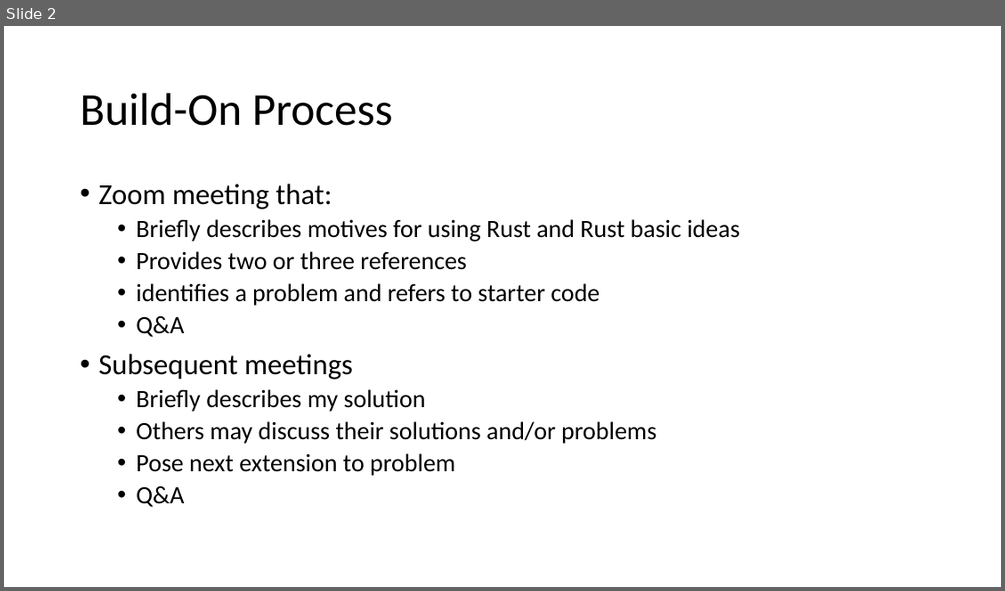
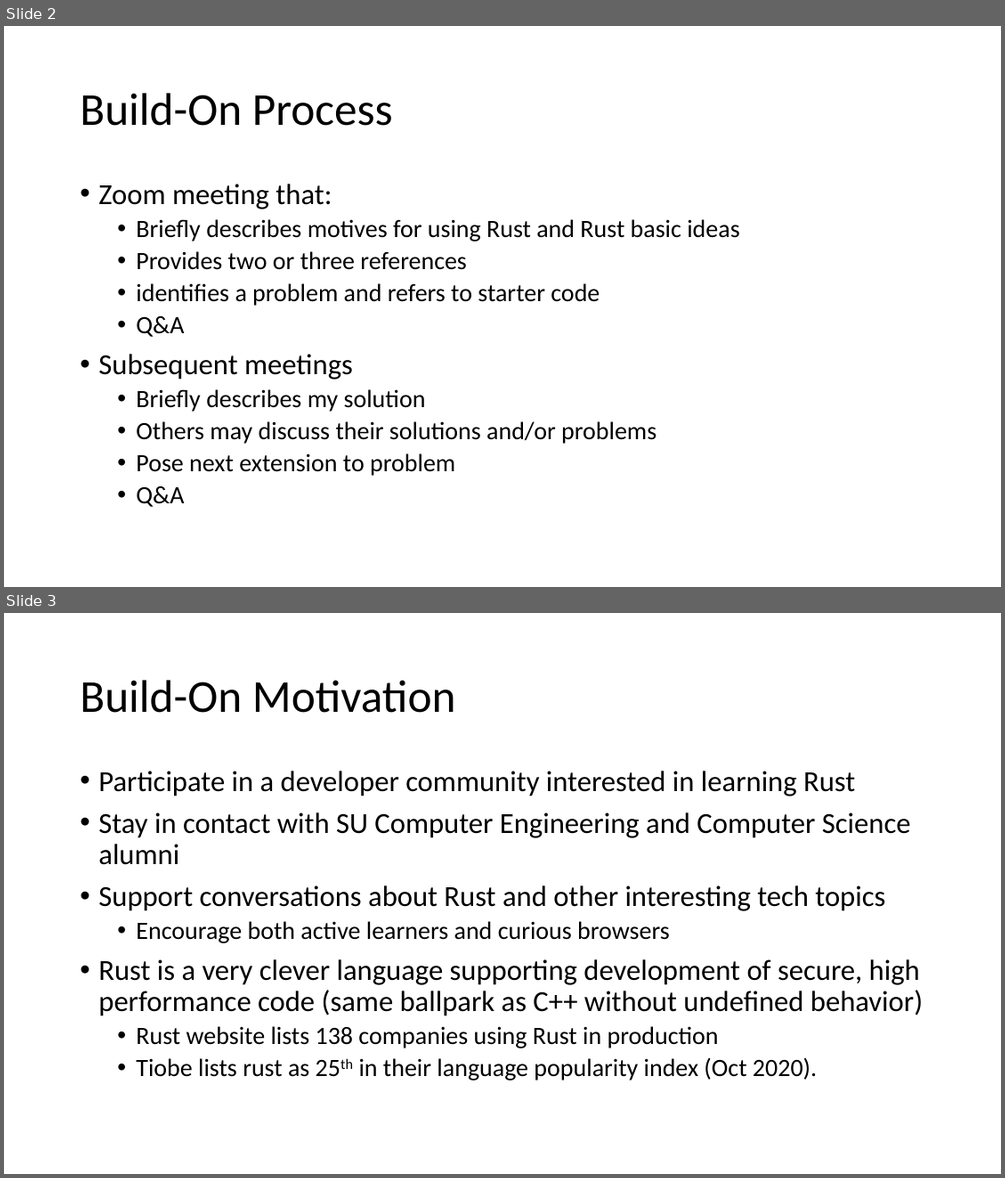
Before and after one commit to JimFawcett/BuildOn, a slide deck: Build-On.pptx. Shown one above the other, each under a label of ours: slide 2 before the commit, slides 2 and 3 after it. The pictures are 1005x591 and 1005x1178 pixels, drawn with LibreOffice and Linux fonts; fonts in the diff are those of the drawing. Boxes give left, top, right and bottom in pixels: in the first picture for what was removed or moved away, otherwise in the second. Text is boxed around its words. In the diff, an @@ line names an element or a change of style, - is before the commit and + after.

Commit message:
added motivation slide

```diff
--- a/Build-On.pptx
+++ b/Build-On.pptx
@@ slide 3 added at (x1=4, y1=613, x2=1001, y2=1174), background #FFFFFF @@
@@ title added at (x1=80, y1=680, x2=456, y2=713), 44 pt, text #000000 @@
+Build-On Motivation
@@ text added at (x1=98, y1=771, x2=922, y2=1080), 28 pt, text #000000 @@
+• Participate in a developer community interested in learning Rust
+• Stay in contact with SU Computer Engineering and Computer Science alumni
+• Support conversations about Rust and other interesting tech topics
+  • Encourage both active learners and curious browsers
+• Rust is a very clever language supporting development of secure, high performance code (same ballpark as C++ without undefined behavior)
+  • Rust website lists 138 companies using Rust in production
+  • Tiobe lists rust as 25th in their language popularity index (Oct 2020).
```
Also in this commit, not shown: 1 slide changed, 1 other file.
